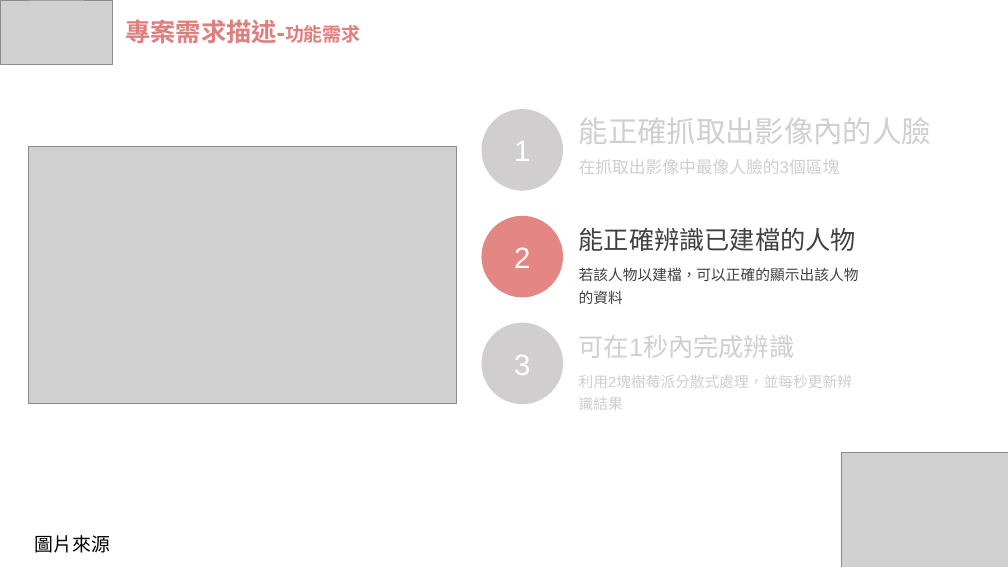
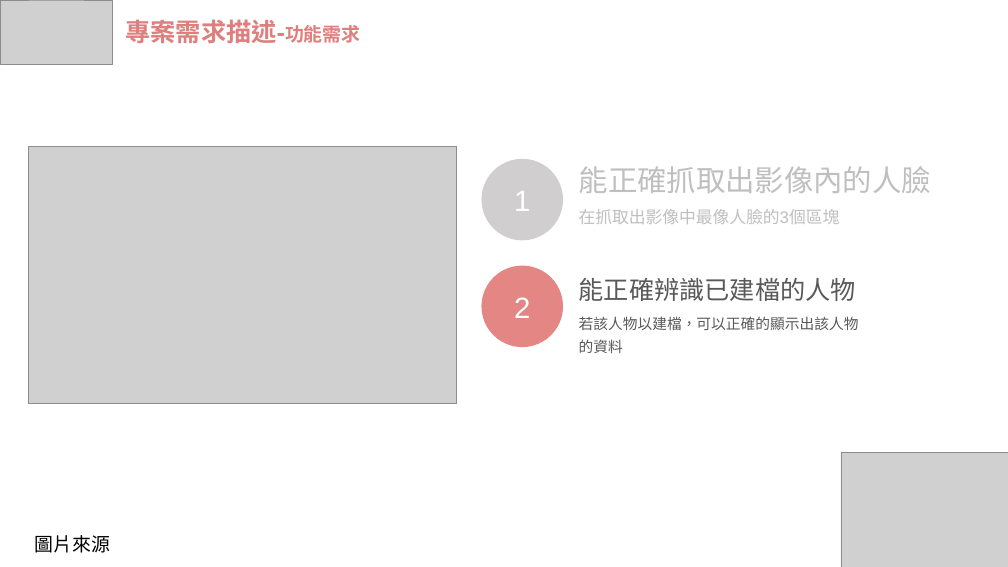
Before and after one commit to wasteee/Embedded-Image-Processing-final, a slide deck: slide 5 of IP_FRS.pptx. Drawn at 1008x567 pixels with LibreOffice and Linux fonts; fonts in the diff are those of the drawing; grey boxes stand for pictures. Boxes give left, top, right and bottom in pixels: in the first picture for what was removed or moved away, otherwise in the second. Text is boxed around its words. In the diff, an @@ line names an element or a change of style, - is before the commit and + after.

Commit message:
update ppt version

```diff
--- a/IP_FRS.pptx
+++ b/IP_FRS.pptx
@@ 4 texts, 2 ellipses moved together from (x1=482, y1=109, x2=931, y2=304) to (x1=482, y1=159, x2=931, y2=353) @@
@@ text "能正確抓取出影像內的人臉" at (x1=579, y1=166, x2=931, y2=193): text colour #D0CECE to #BFBFBF @@
@@ text "在抓取出影像中最像人臉的3個區塊" at (x1=579, y1=209, x2=840, y2=224): text colour #D0CECE to #BFBFBF @@
@@ text "能正確辨識已建檔的人物" at (x1=579, y1=278, x2=856, y2=301): text colour #404040 to #595959 @@
@@ ellipse removed at (x1=482, y1=323, x2=563, y2=405) @@
-3
@@ text "若該人物以建檔，可以正確的顯示出該人物的資料" at (x1=579, y1=316, x2=859, y2=353): text colour #404040 to #595959 @@
@@ text removed at (x1=579, y1=335, x2=795, y2=358) @@
-可在1秒內完成辨識
@@ text removed at (x1=579, y1=375, x2=852, y2=410) @@
-利用2塊樹莓派分散式處理，並每秒更新辨識結果
```
Also in this commit, not shown: 4 other slides changed, 1 slide removed.
